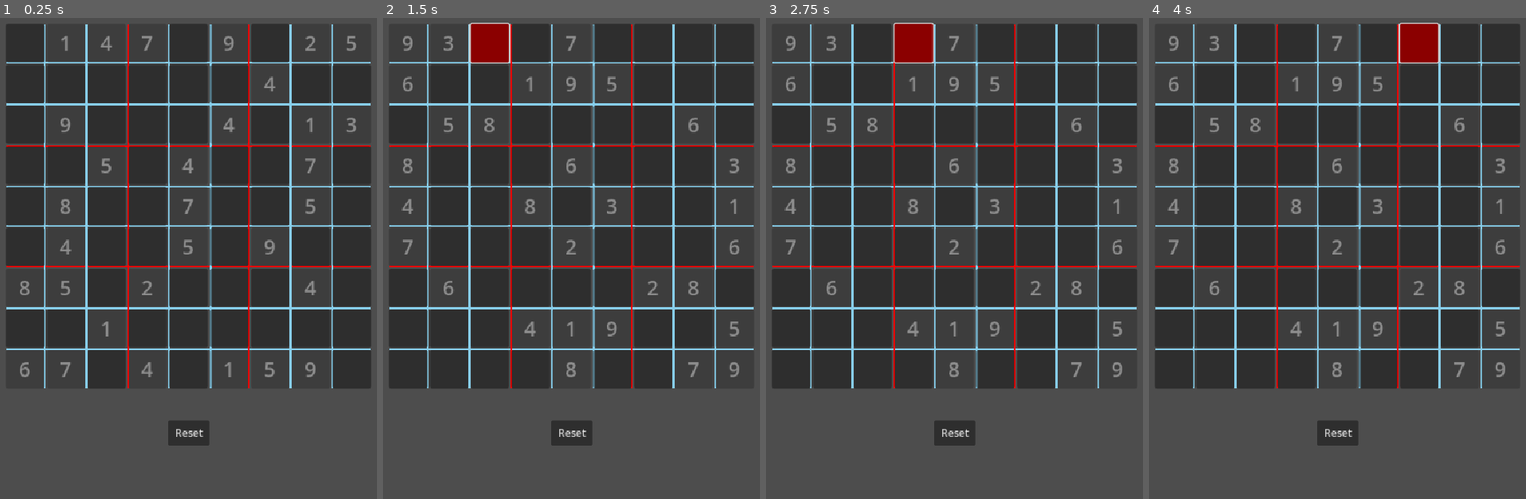
Above: before the commit, frames 1-4 (left to right).
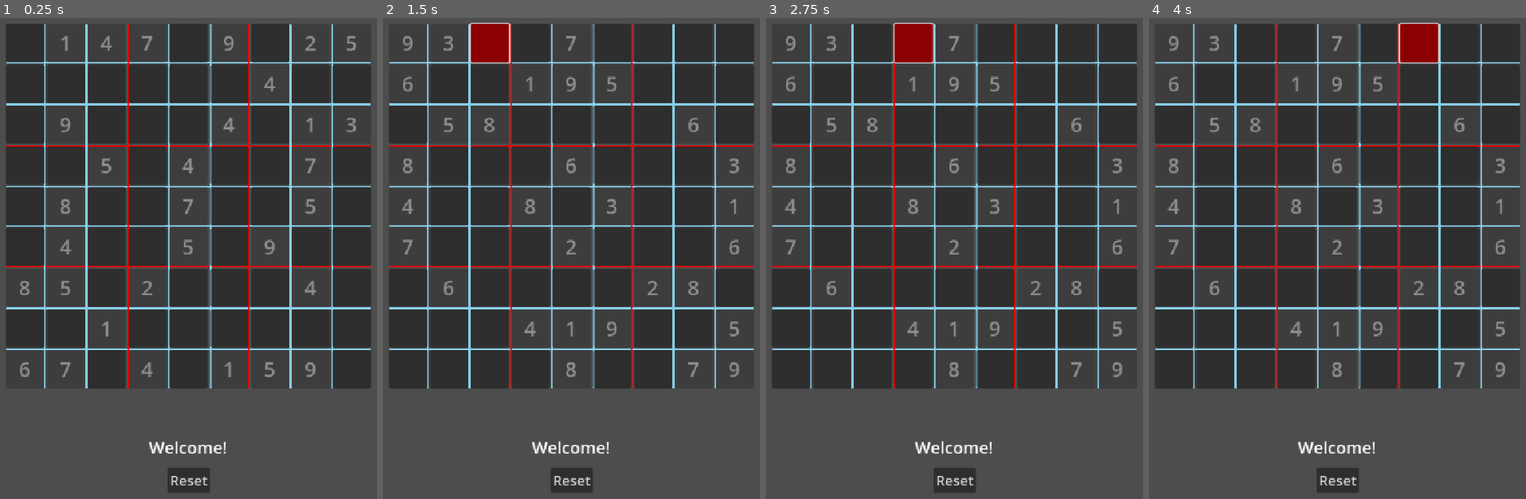
Above: after the commit, the same moments.

Repository: Ercan-Ozturk/sudokuapp
Game: Godot game, scene res://sudoku.tscn
The game is run twice, just before and just after one commit, with the same random seed, the same clock (stepped at 60 frames per second) and the same inputs.
Inputs (mouse positions are in pixels of both pictures, inside the frame that each line leads up to):
- Up to frame 1 (0.25 s): no input
- Up to frame 2 (1.5 s): click "Reset" at 0.5 s; click (488, 42) at 1.27 s
- Up to frame 3 (2.75 s): click (913, 42) at 2.02 s
- Up to frame 4 (4 s): click (1378, 42) at 2.77 s; click (1420, 42) at 3.52 s

The runs differ from the first frame. In frame 1, 1.3% of the frame differs, in the area x 39-60%, y 83-99%; in frame 2, 1.3%; in frame 3, 1.3%; in frame 4, 1.3%.

Commit message:
Added CanvasLayer for UI anchoring. Added game status text

Diff:
--- a/sudoku.gd
+++ b/sudoku.gd
@@ -1,7 +1,7 @@
 extends Node2D
 
 @onready var grid:GridContainer = $GridContainer
-@onready var resetButton: Button = $Button
+@onready var resetButton: Button = $CanvasLayer/Button
 var game_grid = []
 var sudokus_list = Sudokus.new().sudokus
 var matrix = sudokus_list.pick_random()
@@ -72,7 +72,7 @@
 		for j in range(SIZE):
 			if matrix[i][j] == 0:
 				return
-	$Congrats.text = "Congrats"
+	$CanvasLayer/GameStatusText.text = "Congrats"
 	print("Congrats!")
 
 func changeNumber(row, col, num):
@@ -117,8 +117,10 @@
 	if selectedButton:
 		if placeNumber(selectedButton.x, selectedButton.y, val):
 			print("Valid")
+			$CanvasLayer/GameStatusText.text = "Valid Placement"
 		else:
 			print("Invalid placement")
+			$CanvasLayer/GameStatusText.text = "Invalid Placement!"
 func removeInput():
 	if selectedButton:
 		var row = selectedButton[0]
@@ -126,6 +128,7 @@
 		game_grid[row][col].text = ""
 		matrix[row][col] = 0
 func _input(event: InputEvent) -> void:
+
 	if event.is_action_pressed("0"):
 		removeInput()
 	if event.is_action_pressed("1"):
--- a/sudoku.tscn
+++ b/sudoku.tscn
@@ -21,16 +21,31 @@
 grow_vertical = 2
 columns = 9
 
-[node name="Button" type="Button" parent="."]
-offset_left = 328.0
-offset_top = 696.0
-offset_right = 393.0
-offset_bottom = 736.0
-theme = SubResource("Theme_23bkm")
-text = "Reset
-"
+[node name="CanvasLayer" type="CanvasLayer" parent="."]
+follow_viewport_enabled = true
 
-[node name="NumPad" type="GridContainer" parent="."]
+[node name="GameStatusText" type="RichTextLabel" parent="CanvasLayer"]
+anchors_preset = 7
+anchor_left = 0.5
+anchor_top = 1.0
+anchor_right = 0.5
+anchor_bottom = 1.0
+offset_left = -125.0
+offset_top = -280.0
+offset_right = 125.0
+offset_bottom = -240.0
+grow_horizontal = 2
+grow_vertical = 0
+size_flags_horizontal = 6
+size_flags_vertical = 4
+theme_override_font_sizes/normal_font_size = 26
+text = "Welcome!"
+scroll_active = false
+autowrap_mode = 0
+horizontal_alignment = 1
+metadata/_edit_use_anchors_ = true
+
+[node name="NumPad" type="GridContainer" parent="CanvasLayer"]
 visible = false
 layout_direction = 2
 anchors_preset = 7
@@ -38,56 +53,64 @@
 anchor_top = 1.0
 anchor_right = 0.5
 anchor_bottom = 1.0
-offset_left = 328.0
-offset_top = 752.0
-offset_right = 390.0
-offset_bottom = 853.0
+offset_left = -31.0
+offset_top = -101.0
+offset_right = 31.0
 grow_horizontal = 2
 grow_vertical = 0
 pivot_offset = Vector2(288, -104)
 columns = 3
 
-[node name="Button" type="Button" parent="NumPad"]
+[node name="Button" type="Button" parent="CanvasLayer/NumPad"]
 layout_mode = 2
 text = "1"
 
-[node name="Button2" type="Button" parent="NumPad"]
+[node name="Button2" type="Button" parent="CanvasLayer/NumPad"]
 layout_mode = 2
 text = "1"
 
-[node name="Button3" type="Button" parent="NumPad"]
+[node name="Button3" type="Button" parent="CanvasLayer/NumPad"]
 layout_mode = 2
 text = "1"
 
-[node name="Button4" type="Button" parent="NumPad"]
+[node name="Button4" type="Button" parent="CanvasLayer/NumPad"]
 layout_mode = 2
 text = "1"
 
-[node name="Button5" type="Button" parent="NumPad"]
+[node name="Button5" type="Button" parent="CanvasLayer/NumPad"]
 layout_mode = 2
 text = "1"
 
-[node name="Button6" type="Button" parent="NumPad"]
+[node name="Button6" type="Button" parent="CanvasLayer/NumPad"]
 layout_mode = 2
 text = "1"
 
-[node name="Button7" type="Button" parent="NumPad"]
+[node name="Button7" type="Button" parent="CanvasLayer/NumPad"]
 layout_mode = 2
 text = "1"
 
-[node name="Button8" type="Button" parent="NumPad"]
+[node name="Button8" type="Button" parent="CanvasLayer/NumPad"]
 layout_mode = 2
 text = "1"
 
-[node name="Button9" type="Button" parent="NumPad"]
+[node name="Button9" type="Button" parent="CanvasLayer/NumPad"]
 layout_mode = 2
 text = "1"
 
-[node name="Congrats" type="RichTextLabel" parent="."]
-offset_left = 336.0
-offset_top = 648.0
-offset_right = 376.0
-offset_bottom = 688.0
-size_flags_horizontal = 3
-fit_content = true
-scroll_active = false
+[node name="Button" type="Button" parent="CanvasLayer"]
+anchors_preset = 7
+anchor_left = 0.5
+anchor_top = 1.0
+anchor_right = 0.5
+anchor_bottom = 1.0
+offset_left = -33.5
+offset_top = -230.0
+offset_right = 33.5
+offset_bottom = -190.0
+grow_horizontal = 2
+grow_vertical = 0
+size_flags_horizontal = 4
+theme = SubResource("Theme_23bkm")
+theme_override_font_sizes/font_size = 22
+text = "Reset
+"
